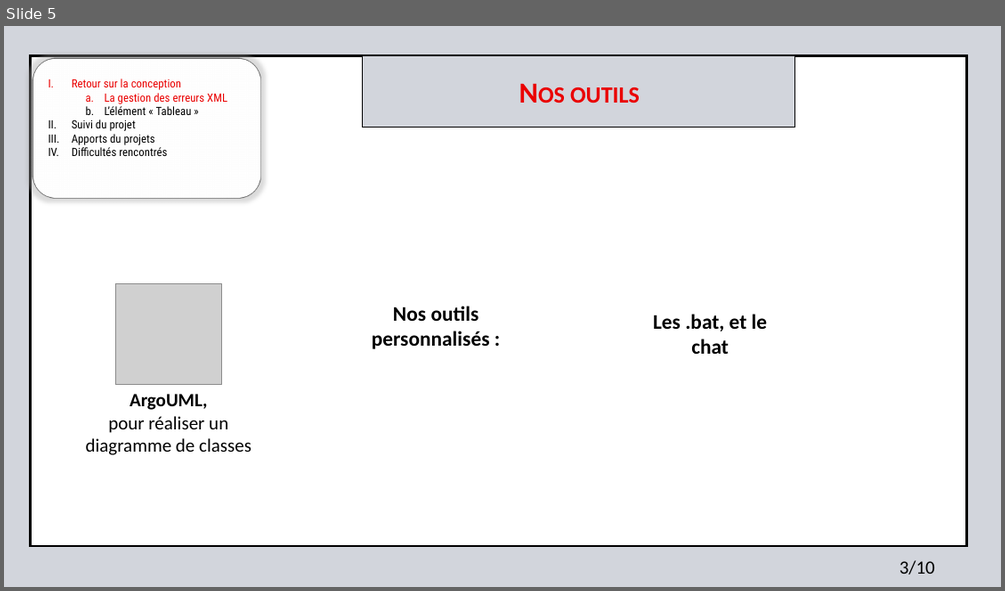
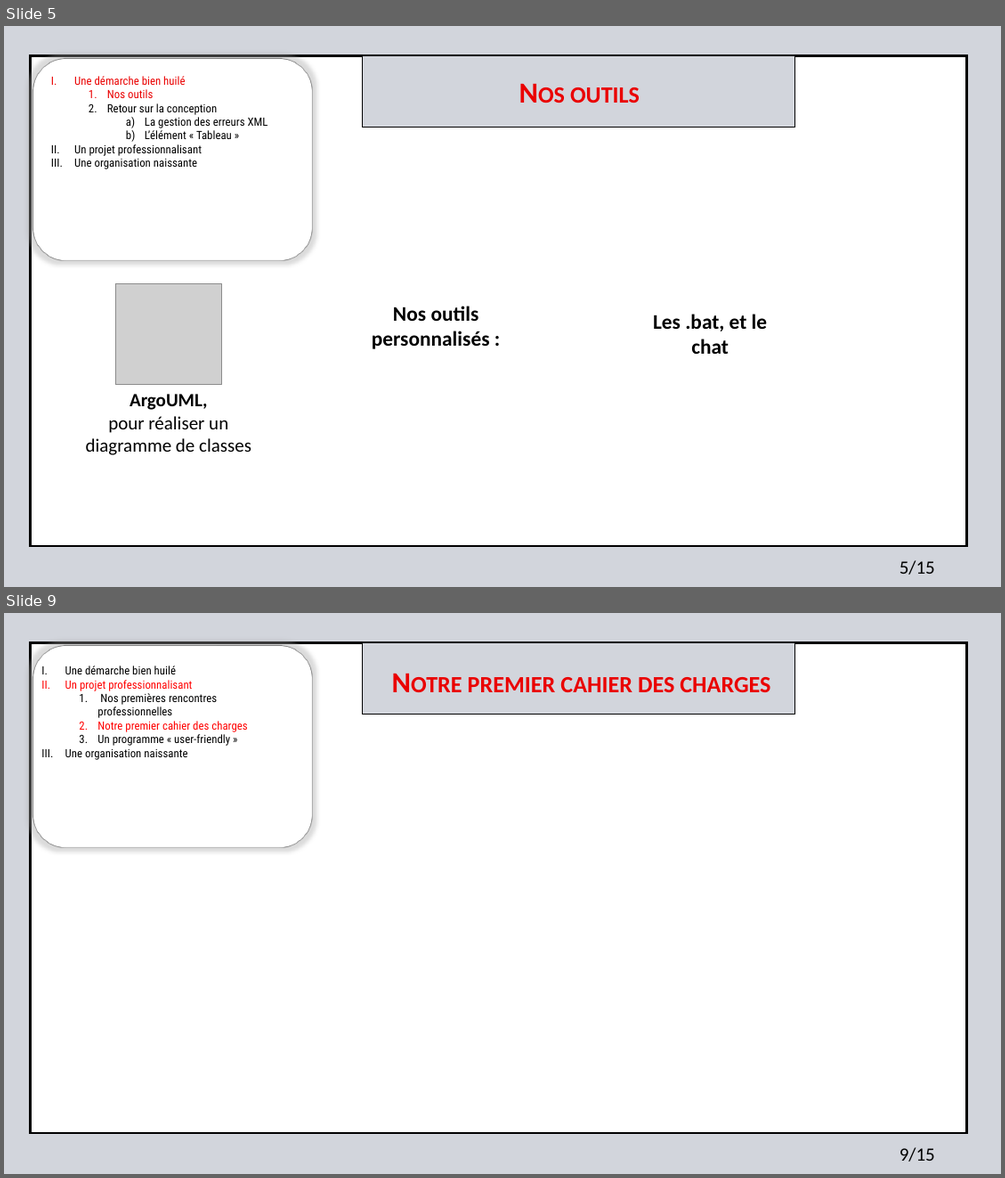
Before and after one commit to jonatjano/formulaire, a slide deck: text/Diaporama_Soutenance_projet_tutore_Bernouy_Deloison_Dewilde_Malet_Selle.pptx. Shown one above the other, each under a label of ours: slide 5 before the commit, slides 5 and 9 after it; the slides between them are not shown. The pictures are 1005x591 and 1005x1178 pixels, drawn with LibreOffice and Linux fonts; fonts in the diff are those of the drawing; grey boxes stand for pictures; background and template pictures are left out. Boxes give left, top, right and bottom in pixels: in the first picture for what was removed or moved away, otherwise in the second. Text is boxed around its words. In the diff, an @@ line names an element or a change of style, - is before the commit and + after.

```diff
--- a/text/Diaporama_Soutenance_projet_tutore_Bernouy_Deloison_Dewilde_Malet_Selle.pptx
+++ b/text/Diaporama_Soutenance_projet_tutore_Bernouy_Deloison_Dewilde_Malet_Selle.pptx
@@ slide 9 added at [4,613,1001,1174], background #D2D5DC; not listed: 4 template elements that a slide beside it also shows @@
@@ text added at [65,666,230,760], 11 pt, text #000000 @@
+I. Une démarche bien huilé
+II. Un projet professionnalisant
+  1. Nos premières rencontres professionnelles
+  2. Notre premier cahier des charges
+  3. Un programme « user-friendly »
+III. Une organisation naissante
@@ text added at [97,721,247,732], 28 pt, text #EA0000, bold, small capitals @@
+Notre premier cahier des charges
@@ text added at [899,1147,935,1161], 18 pt, text #000000 @@
+9/15
@@ slide 5 changed as well @@
@@ rounded rectangle removed at [32,58,260,198] @@
@@ rounded rectangle added at [32,58,311,260], fill #FFFFFF, outline #000000 1 pt @@
@@ text at [74,76,185,85]: paragraphs added @@
+I. Une démarche bien huilé
+  1. Nos outils
@@ text at [107,103,268,139]: text colour #EA0000 to #000000 in "Retour sur la conception", "La gestion des erreurs XML"; bullet I. to 1.; list level 1 to 2 in "Retour sur la conception"; bullet a. to a); list level 2 to 3 in "La gestion des erreurs XML"; list level 2 to 3 in "L’élément « Tableau »" @@
@@ text at [74,144,202,169]: text changed @@
-II. Suivi du projet
-III. Apports du projets
-IV. Difficultés rencontrés
+II. Un projet professionnalisant
+III. Une organisation naissante
@@ text at [899,560,935,574]: text changed @@
-3/10
+5/15
```
Also in this commit, not shown: 7 other slides changed, 6 other slides added, 1 slide removed.
